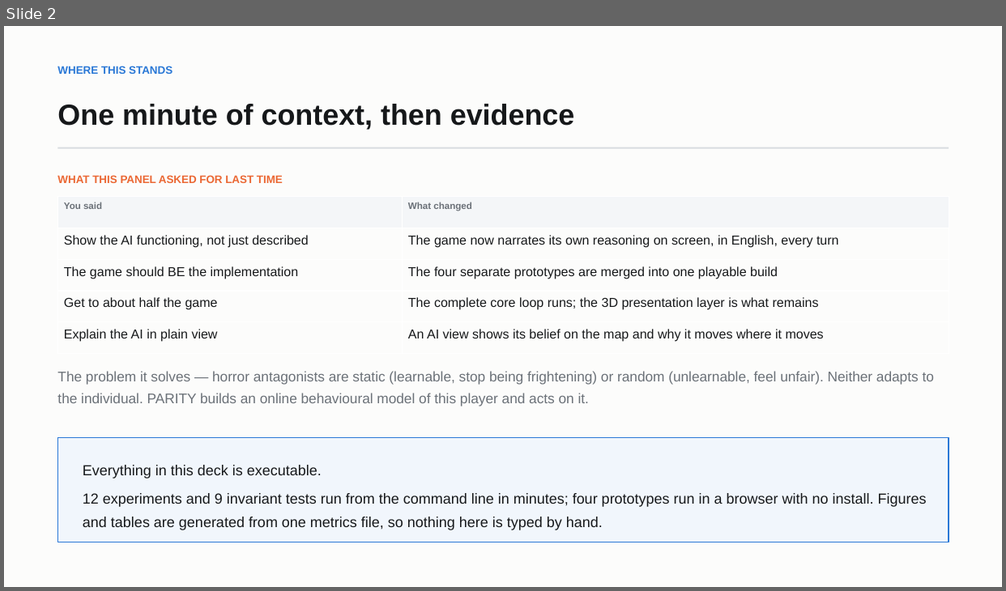
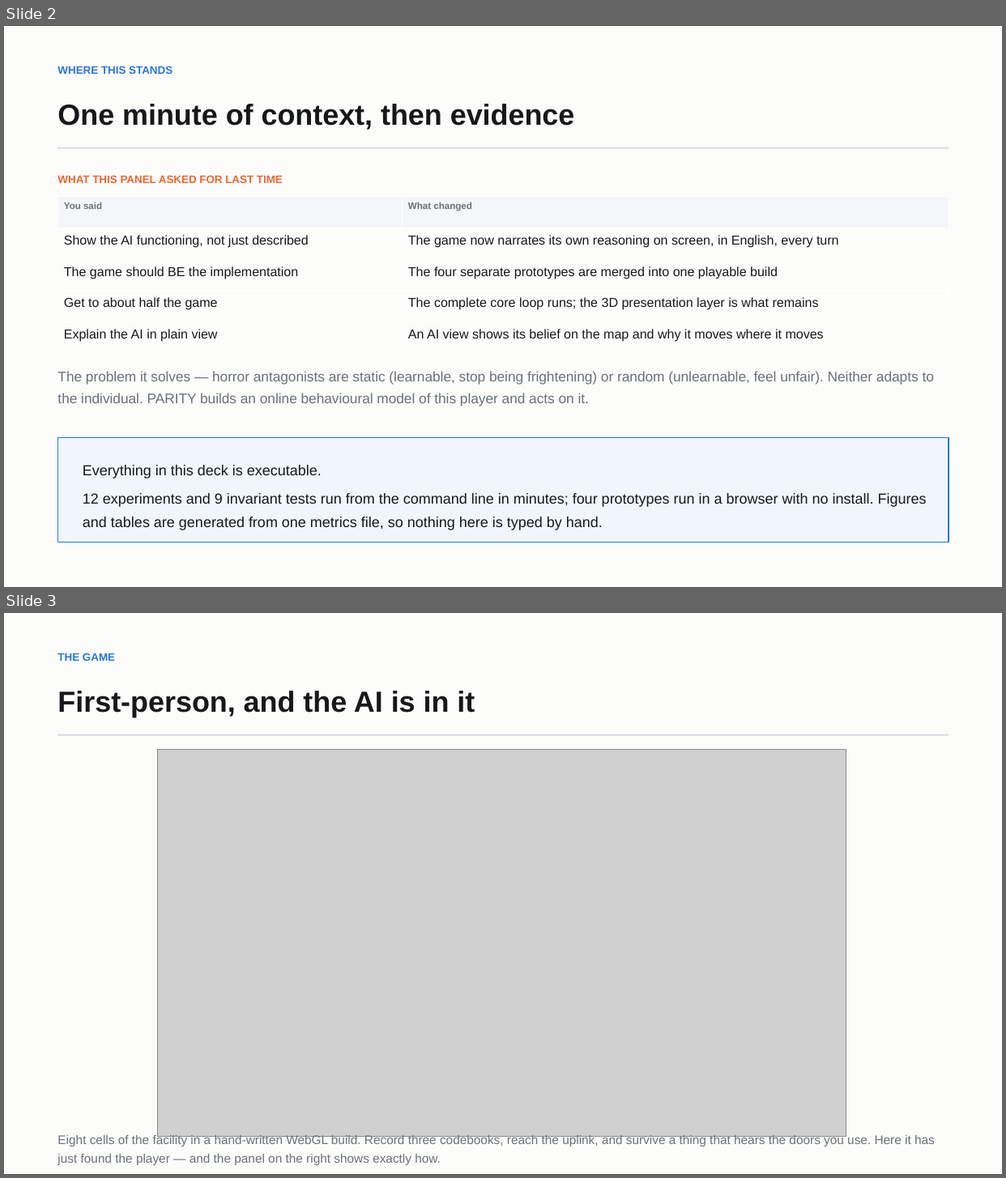
Before and after one commit to Sh1v4mKum4r/parity, a slide deck: docs/PARITY-review3-deck.pptx. Shown one above the other, each under a label of ours: slide 2 before the commit, slides 2 and 3 after it. The pictures are 1006x591 and 1006x1178 pixels, drawn with LibreOffice and Linux fonts; fonts in the diff are those of the drawing; grey boxes stand for pictures. Boxes give left, top, right and bottom in pixels: in the first picture for what was removed or moved away, otherwise in the second. Text is boxed around its words. In the diff, an @@ line names an element or a change of style, - is before the commit and + after.

```diff
--- a/docs/PARITY-review3-deck.pptx
+++ b/docs/PARITY-review3-deck.pptx
@@ slide 3 added at (4,613,1002,1174), background #FCFCFB @@
@@ text added at (57,653,115,661), 10.5 pt, text #2A78D6, bold @@
+THE GAME
@@ text added at (57,691,475,717), 28 pt, text #16181A, bold @@
+First-person, and the AI is in it
@@ rectangle added at (58,735,948,736), fill #D8DCE0 @@
@@ picture added at (157,749,846,1136) @@
@@ text added at (57,1134,935,1165), 12 pt, text #6B7178 @@
+Eight cells of the facility in a hand-written WebGL build. Record three codebooks, reach the uplink, and survive a thing that hears the doors you use. Here it has just found the player — and the panel on the right shows exactly how.
```
Also in this commit, not shown: 3 slides changed, 6 other files.
